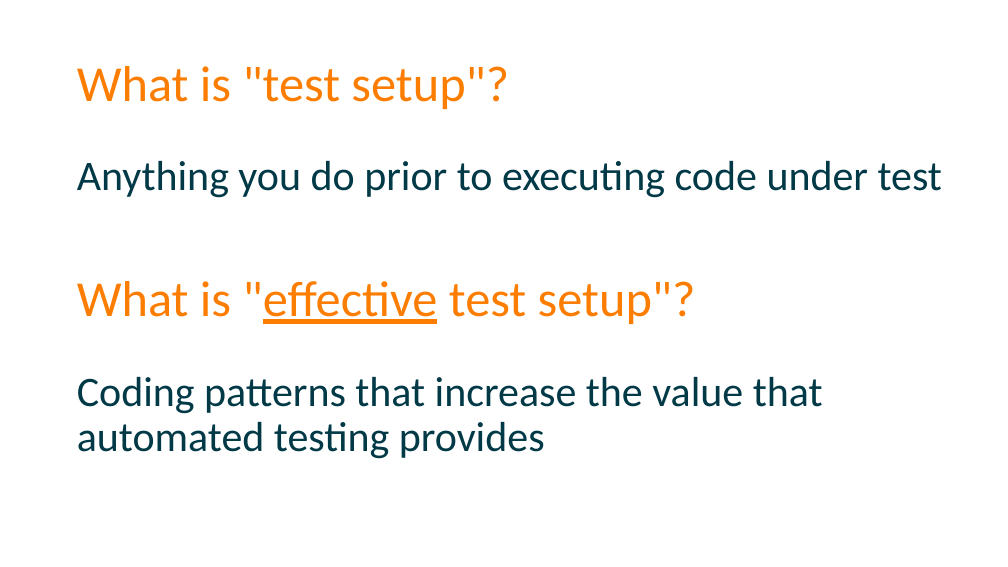
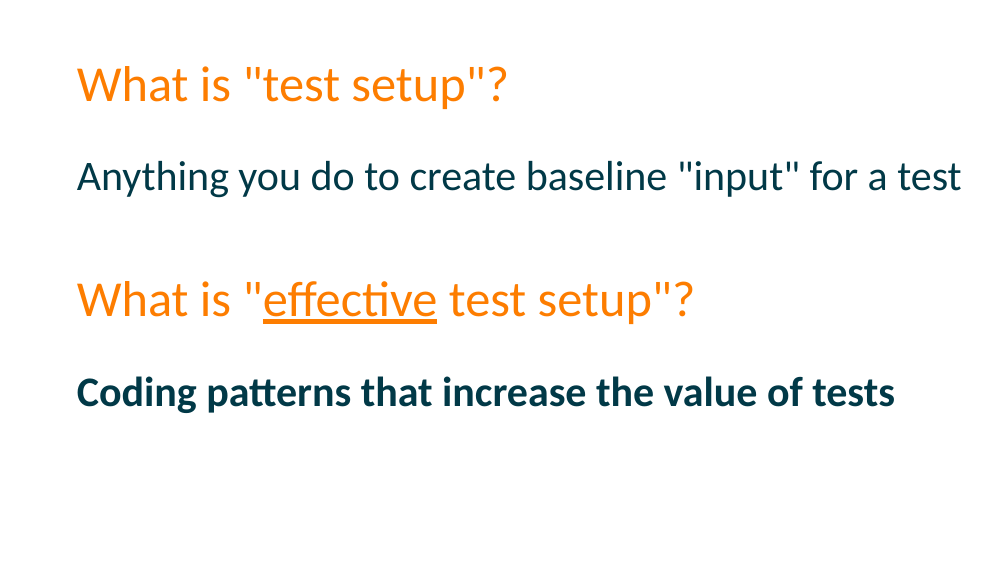
Before and after one commit to spetryjohnson/Talk-Patterns_of_Effective_Test_Setup, a slide deck: slide 17 of POETS - CodeMash 2017.pptx. Drawn at 1008x567 pixels with LibreOffice and Linux fonts; fonts in the diff are those of the drawing. Boxes give left, top, right and bottom in pixels: in the first picture for what was removed or moved away, otherwise in the second. Text is boxed around its words. In the diff, an @@ line names an element or a change of style, - is before the commit and + after.

Commit message:
Just before refactor narrative
Moving integration tests into the main body of the talk

```diff
--- a/POETS - CodeMash 2017.pptx
+++ b/POETS - CodeMash 2017.pptx
@@ text at box(77, 161, 961, 198): text changed @@
-Anything you do prior to executing code under test
+Anything you do to create baseline "input" for a test
@@ text at box(77, 376, 895, 413): text changed; bold on @@
-Coding patterns that increase the value that automated testing provides
+Coding patterns that increase the value of tests
```
Also in this commit, not shown: 15 other slides changed, 2 slides added, 2 slides removed, 1 other file.
